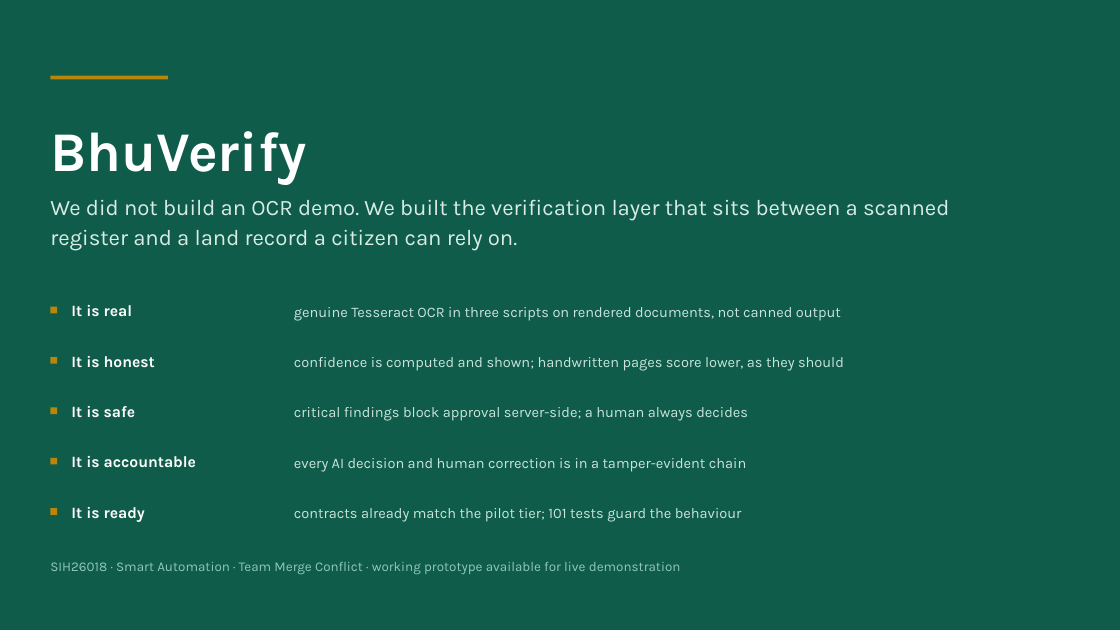
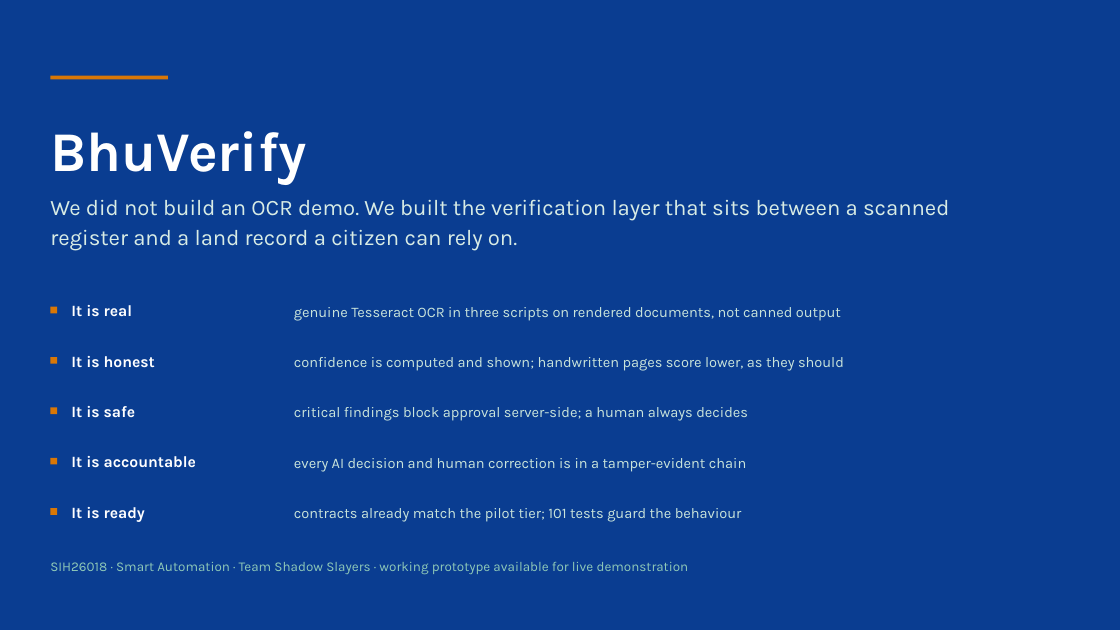
Before and after one commit to fresherscomputersc-hash/Bhuverify, a slide deck: slide 12 of BhuVerify_SIH26018_Pitch_Deck.pptx. Drawn at 1120x630 pixels with LibreOffice and Linux fonts; fonts in the diff are those of the drawing. Boxes give left, top, right and bottom in pixels: in the first picture for what was removed or moved away, otherwise in the second. Text is boxed around its words. In the diff, an @@ line names an element or a change of style, - is before the commit and + after.

```diff
--- a/BhuVerify_SIH26018_Pitch_Deck.pptx
+++ b/BhuVerify_SIH26018_Pitch_Deck.pptx
@@ rectangle at <box>0,0,1120,630</box>: fill #0F5C4A to #0A3D91 @@
@@ fill #B8860B to #D97706 in 6 elements at <box>50,307,57,313</box>, <box>50,357,57,364</box>, <box>50,408,57,414</box>, <box>50,458,57,465</box>, <box>50,508,57,515</box>, <box>50,76,168,79</box> @@
@@ text at <box>50,562,689,574</box>: text changed @@
-SIH26018 · Smart Automation · Team Merge Conflict · working prototype available for live demonstration
+SIH26018 · Smart Automation · Team Shadow Slayers · working prototype available for live demonstration
```
Also in this commit, not shown: 11 other slides changed, 19 other files.
